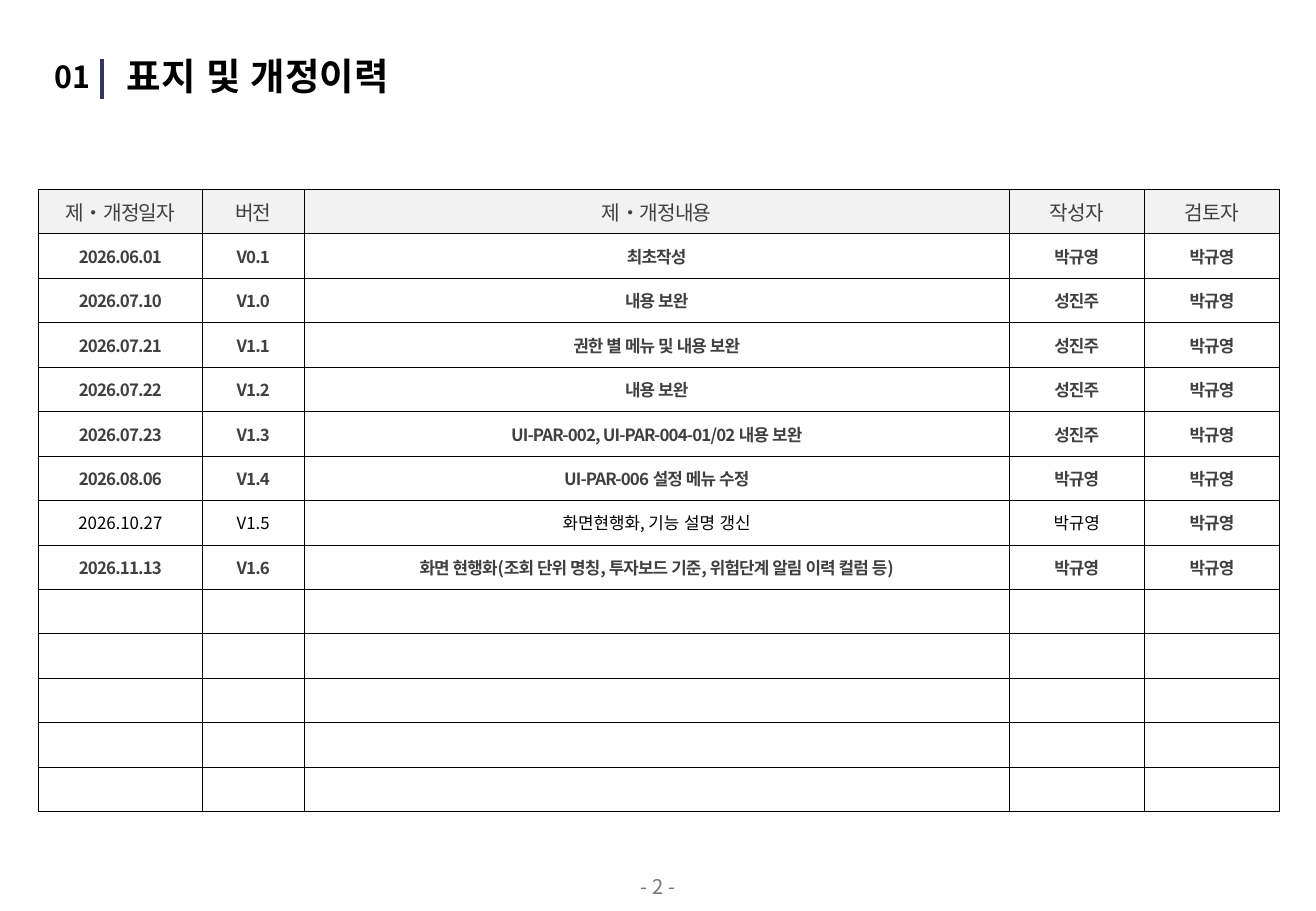
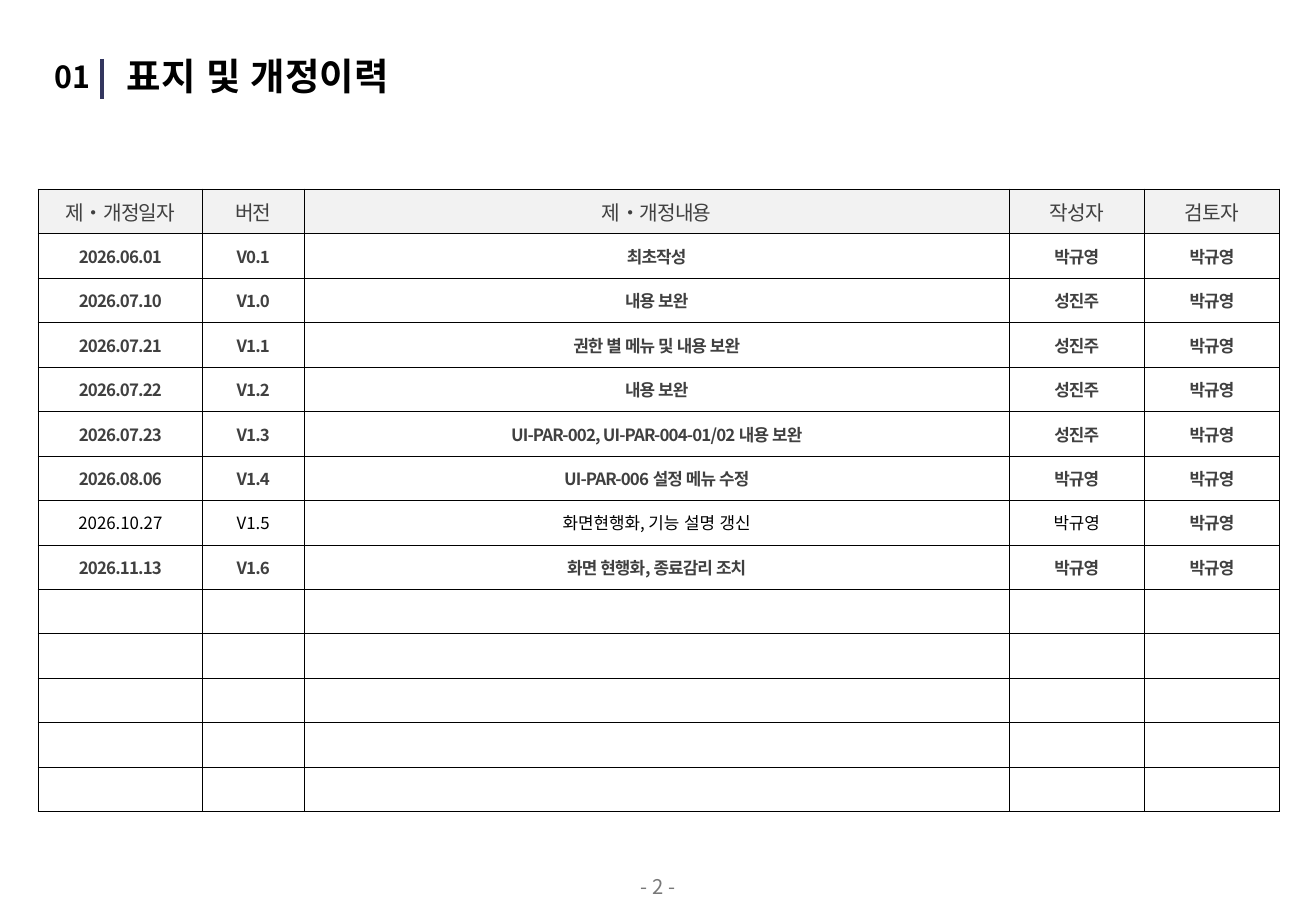
Before and after one commit to innopamSolution/jeju-datahub, a slide deck: slide 2 of Audit/JJ_PD_IP_D04_화면설계서_v1.6_이노팸.pptx. Drawn at 1316x911 pixels with LibreOffice and Linux fonts; fonts in the diff are those of the drawing. Boxes give left, top, right and bottom in pixels: in the first picture for what was removed or moved away, otherwise in the second. Text is boxed around its words. In the diff, an @@ line names an element or a change of style, - is before the commit and + after.

```diff
--- a/Audit/JJ_PD_IP_D04_화면설계서_v1.6_이노팸.pptx
+++ b/Audit/JJ_PD_IP_D04_화면설계서_v1.6_이노팸.pptx
@@ table at (39,190,1280,812) @@
-row 9, column 3: 화면 현행화(조회 단위 명칭, 투자보드 기준, 위험단계 알림 이력 컬럼 등)
+row 9, column 3: 화면 현행화, 종료감리 조치
```
Also in this commit, not shown: 1 other slide changed.
